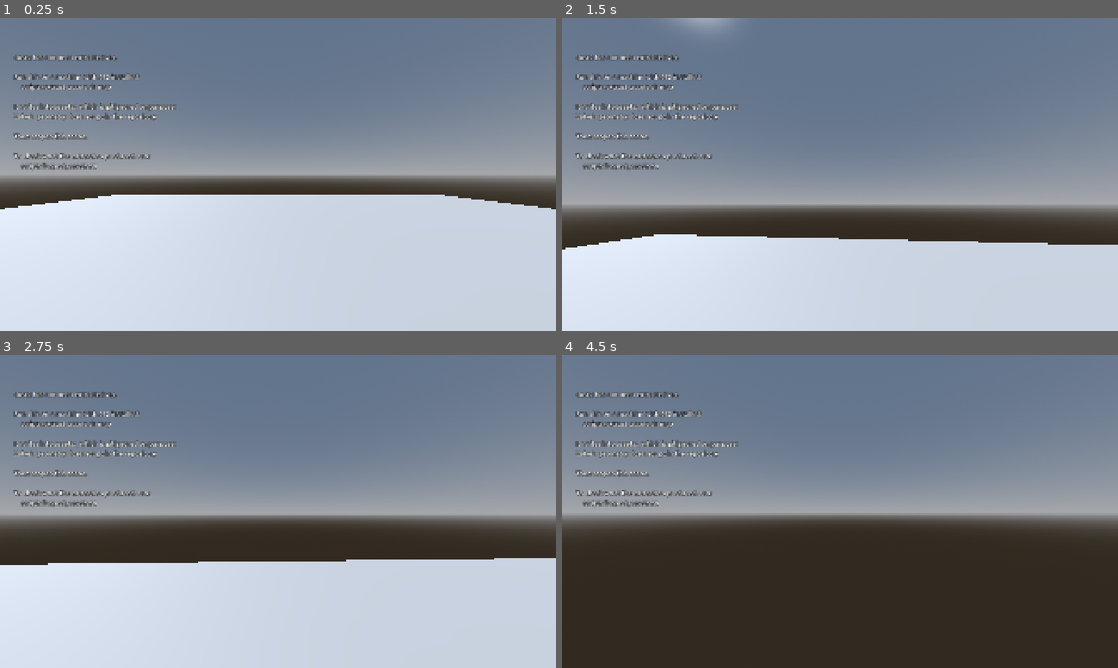
Above: before the commit, frames 1-4 (two rows, left to right).
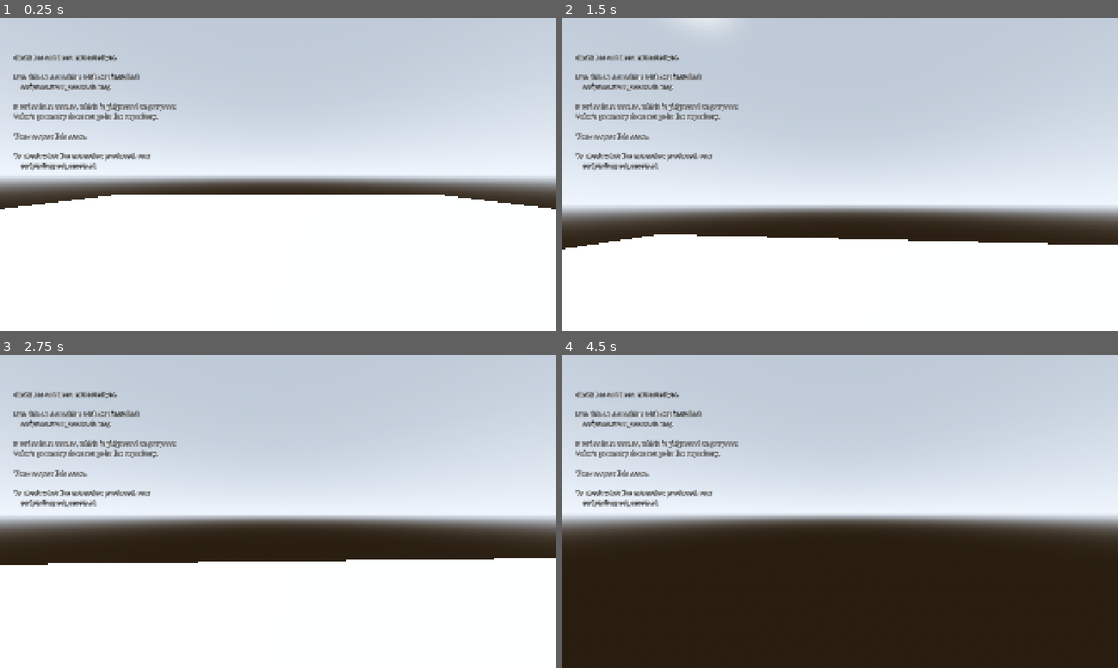
Above: after the commit, the same moments.

Repository: sidcarrollworks/CSGODOT
Game: Godot game, scene res://maps/de_dust2/de_dust2.tscn
Two runs of this game, one before a commit and one after it. Both use one fixed random seed, a clock stepped at 60 frames per second and the inputs below.
Inputs (mouse positions are in pixels of both pictures, inside the frame that each line leads up to):
- Up to frame 1 (0.25 s): no input
- Up to frame 2 (1.5 s): tap Enter at 0.5 s; move the mouse to (867, 174) at 0.52 s; press the mouse at (867, 174) at 0.53 s; hold W (move_forward) from 0.53 s (still down); tap Space (jump) at 0.77 s; move the mouse to (812, 174) at 1.27 s; release the mouse at (812, 174) at 1.28 s; right-click (812, 174) at 1.35 s
- Up to frame 3 (2.75 s): keep holding W (move_forward); tap Space (jump) at 1.52 s; move the mouse to (289, 505) at 2.02 s; hold Ctrl (duck) from 2.03 s (still down)
- Up to frame 4 (4.5 s): keep holding W (move_forward); move the mouse to (834, 517) at 2.77 s; release Ctrl (duck) at 2.78 s; tap P (export_spray) at 2.85 s; click (834, 517) at 2.92 s; tap Space (jump) at 3.02, 3.77 s; tap O (reset_range) at 3.5, 4.25 s; move the mouse to (878, 514) at 3.52 s; hold V (noclip) 3.53-4.28 s; move the mouse to (795, 508) at 4.27 s; tap 1 (slot1) at 4.35 s

The runs differ from the first frame. In frame 1, 95% of the frame differs, in the area x 0-100%, y 0-100%; in frame 2, 91%; in frame 3, 87%; in frame 4, 53%.

Commit message:
Light dust2 from the map's own numbers
Before: one sun at a guessed energy under a procedural blue sky, no haze, no
tone mapping, no occlusion. Sunlit walls came out brown and flat, shadows
blue-grey, the sky a gradient, and the far end of every street as crisp as
the near end.

After: the sky is the map's own HDR panorama, the sun has the map's colour,
brightness and size, distance haze comes in from 512 units and is full by
9000 the way the game's cubemap fog is set, exposure sits in the middle of
the map's post-processing window, and there is screen-space occlusion and a
little bloom. Sunlit sand tone-maps to about what the game shows.

How: the entity lump already carries all of it (light_environment,
env_cubemap_fog, post_processing_volume, env_sky), so MapLighting reads
those rather than choosing a look. 'extract_assets.sh sky' fetches the sky
material named by env_sky; Source 2 Viewer writes it as an equirect .exr,
which PanoramaSkyMaterial takes as is. Where Godot has no equivalent the
nearest thing is used: aerial perspective for cubemap fog (both colour the
haze by the sky in each direction), depth fog with the map's start, end,
exponent and maximum opacity, ACES with a touch of saturation for the game's
filmic tone mapper, a fixed exposure for its near-fixed auto exposure window.

Two numbers are tuned rather than read, and say so: the factor from
light_environment's brightness (a unit of its own) to Godot's light energy,
and the occlusion radius, which is in world units and so has to be inches.

Not here: bounce light. CS2 bakes it and dust2 uses a lot of it (bouncescale
1.75). The sky's light plus a warm ambient floor in the map's own bounce
colour stands in. Baking is its own feature.

Tests build the lighting from a hand-written entity lump and check the
numbers arrive, and that with no lump there is still a sun and no fog. 251
checks pass: 65 movement, 82 map, 36 dust2, 68 weapon.

Co-Authored-By: Claude Fable 5.1 <noreply@anthropic.com>

Diff:
--- a/maps/de_dust2/de_dust2.gd
+++ b/maps/de_dust2/de_dust2.gd
@@ -13,8 +13,10 @@
 const MAP_DIR := "res://assets/maps/de_dust2"
 const COLLISION_DIR := "res://assets/maps/de_dust2_physics"
 
-## The entity lump, relative to the directory the world glTF is in.
+## The entity lump and the sky panorama, relative to the directory the world
+## glTF is in.
 const ENTITIES_FILE := "entities/default_ents.vents"
+const SKY_FILE := "../../materials/skybox/sky_de_dust2.exr"
 
 ## Which side's spawn points to start at. They come from the map's entity
 ## lump; the glTF does not carry them.
@@ -30,13 +32,19 @@
 var importer: MapImporter
 var player: PlayerBody
 
+## The map's entity lump, parsed once for whoever needs it.
+var entities: Array[Dictionary] = []
+
 
 func _ready() -> void:
 	var map_file := MapImporter.find_map_file(MAP_DIR)
 	if map_file.is_empty():
-		_build_lighting({})
+		MapLighting.build(self, {}, entities, "")
 		_build_fallback()
 		return
+	entities = SourceEntities.parse(
+		ProjectSettings.globalize_path(map_file.get_base_dir().path_join(ENTITIES_FILE))
+	)
 
 	importer = MapImporter.new()
 	importer.source_path = map_file
@@ -48,7 +56,7 @@
 	if importer.stats.has("error"):
 		# Found but unreadable, which is what an interrupted extraction leaves.
 		push_error("dust2 import failed: %s" % importer.stats["error"])
-		_build_lighting({})
+		MapLighting.build(self, {}, entities, "")
 		_build_fallback(
 			"dust2 is there but would not load:\n    %s\n\n" % importer.stats["error"]
 			+ "An extraction that was interrupted leaves it like this.\n"
@@ -57,7 +65,13 @@
 		)
 		return
 
-	_build_lighting(importer.stats.get("sun", {}))
+	var lighting := MapLighting.build(
+		self, importer.stats.get("sun", {}), entities,
+		map_file.get_base_dir().path_join(SKY_FILE).simplify_path()
+	)
+	print("--- lighting: sun energy %.2f, exposure %.2f, sky from %s, fog %s" % [
+		lighting["sun_energy"], lighting["exposure"], lighting["sky"], "on" if lighting["fog"] else "off",
+	])
 	_place_player(map_file)
 
 
@@ -65,12 +79,7 @@
 	player = (load("res://src/player/player.tscn") as PackedScene).instantiate()
 	add_child(player)
 
-	var entities_path := ProjectSettings.globalize_path(
-		map_file.get_base_dir().path_join(ENTITIES_FILE)
-	)
-	var spawns: Array = SourceEntities.player_spawns(
-		SourceEntities.parse(entities_path)
-	)[spawn_team]
+	var spawns: Array = SourceEntities.player_spawns(entities)[spawn_team]
 	if not spawns.is_empty():
 		# Any of the spawns the game would fill first. They sit a little above
 		# the floor, as they do in the game, and the player drops onto it.
@@ -83,7 +92,7 @@
 
 	push_warning(
 		"No spawn points: %s is not there. Run scripts/extract_assets.sh entities."
-		% entities_path
+		% map_file.get_base_dir().path_join(ENTITIES_FILE)
 	)
 	var drop_position := spawn_position
 	if use_bounds_centre_as_spawn and importer.stats.has("bounds"):
@@ -155,29 +164,3 @@
 	label.add_theme_constant_override("outline_size", 6)
 	layer.add_child(label)
 	add_child(layer)
-
-
-## The sun goes where the map says it is, when the map says: the export
-## carries dust2's own, as a direction and a colour.
-func _build_lighting(sun: Dictionary) -> void:
-	var light := DirectionalLight3D.new()
-	light.rotation_degrees = Vector3(-50.0, -120.0, 0.0)
-	if not sun.is_empty():
-		light.basis = sun["basis"]
-		light.light_color = sun["color"]
-	light.light_energy = 1.2
-	light.shadow_enabled = true
-	# The default is 100, which is metres to Godot and eight feet to us.
-	light.directional_shadow_max_distance = 4096.0
-	add_child(light)
-
-	var environment := Environment.new()
-	environment.background_mode = Environment.BG_SKY
-	environment.sky = Sky.new()
-	environment.sky.sky_material = ProceduralSkyMaterial.new()
-	environment.ambient_light_source = Environment.AMBIENT_SOURCE_SKY
-	environment.ambient_light_energy = 0.5
-
-	var world_environment := WorldEnvironment.new()
-	world_environment.environment = environment
-	add_child(world_environment)
--- a/scripts/write_import_settings.gd
+++ b/scripts/write_import_settings.gd
@@ -13,6 +13,9 @@
 ## is only ever instanced by the running game. dust2 is about 650 textures and
 ## 800 megapixels, which is 4 GB of video memory uncompressed and 1 GB
 ## compressed, and without mipmaps every distant wall shimmers.
+##
+## The sky panorama comes as an .exr and gets the same treatment; VRAM
+## compression of an HDR image is BC6H, which is what a sky wants.
 ##
 ## Godot keeps a texture's settings in a .import file next to it, and reimports
 ## when that file changes, so this writes those. Only [params] is touched; an
@@ -57,7 +60,7 @@
 func _walk(dir_path: String, textures: PackedStringArray, gltfs: PackedStringArray) -> void:
 	for file in DirAccess.get_files_at(dir_path):
 		var extension := file.get_extension().to_lower()
-		if extension == "png" or extension == "jpg" or extension == "jpeg":
+		if extension in ["png", "jpg", "jpeg", "exr", "hdr"]:
 			textures.append(dir_path.path_join(file))
 		elif extension == "gltf":
 			gltfs.append(dir_path.path_join(file))
--- /dev/null
+++ b/src/map/map_lighting.gd
@@ -0,0 +1,149 @@
+class_name MapLighting
+extends RefCounted
+
+## Lights a map the way the map says it should be lit.
+##
+## Everything here is the cheap kind of lighting: one sun, the map's own sky
+## panorama, fog, tone mapping and screen-space occlusion. Nothing is baked
+## and no global illumination runs. The numbers come from the map's entity
+## lump (light_environment, env_cubemap_fog, post_processing_volume), so this
+## is a translation of what CS2 does with them rather than a look picked by
+## eye; where Godot has no equivalent, the nearest thing is used and said so.
+##
+## What is not here, and would be the expensive step: bounce light. CS2 bakes
+## it (bouncescale 1.75 on dust2, which is a lot), and without it Godot's
+## shadows are only as warm as the ambient term below makes them.
+
+## Source's light_environment brightness is in a unit of its own. This is the
+## factor that puts dust2's 2.5 where a sunlit wall tone-maps to about what
+## the game shows, found by comparing renders against the game.
+const SUN_ENERGY_PER_BRIGHTNESS := 0.7
+
+## Screen-space occlusion reaches this far, in inches. Godot's default is one
+## metre, which at this scale is one unit: nothing.
+const OCCLUSION_RADIUS := 24.0
+
+
+## Adds a sun and a WorldEnvironment under parent. sun is what MapImporter
+## reports ({"basis", "color"}), or empty; entities is the parsed entity lump,
+## or empty; sky_path is the res:// path of the sky panorama, or "". Returns
+## what was used, for the report.
+static func build(parent: Node, sun: Dictionary, entities: Array[Dictionary], sky_path: String) -> Dictionary:
+	var sun_entity := _first(entities, "light_environment")
+	var fog_entity := _first(entities, "env_cubemap_fog")
+	var post_entity := _first(entities, "post_processing_volume")
+
+	var light := DirectionalLight3D.new()
+	light.name = "Sun"
+	light.rotation_degrees = Vector3(-50.0, -120.0, 0.0)
+	if not sun.is_empty():
+		light.basis = sun["basis"]
+		light.light_color = sun["color"]
+	light.light_energy = 1.2
+	if not sun_entity.is_empty():
+		light.light_color = _colour(sun_entity.get("color", ""), light.light_color)
+		light.light_energy = float(sun_entity.get("brightness", "1.0")) * SUN_ENERGY_PER_BRIGHTNESS
+		# The sun's size in the sky, which is how soft its shadows' edges are.
+		light.light_angular_distance = float(sun_entity.get("angulardiameter", "0.5"))
+	light.shadow_enabled = true
+	light.directional_shadow_mode = DirectionalLight3D.SHADOW_PARALLEL_4_SPLITS
+	light.directional_shadow_blend_splits = true
+	# The default is 100, which is metres to Godot and eight feet to us.
+	light.directional_shadow_max_distance = 4096.0
+	parent.add_child(light)
+
+	var environment := Environment.new()
+	var sky := Sky.new()
+	var sky_colour := _colour(sun_entity.get("skycolor", ""), Color(0.83, 0.89, 0.97))
+	var panorama := load(sky_path) as Texture2D if not sky_path.is_empty() and ResourceLoader.exists(sky_path) else null
+	if panorama != null:
+		var material := PanoramaSkyMaterial.new()
+		material.panorama = panorama
+		material.energy_multiplier = float(sun_entity.get("skyintensity", "1.0"))
+		sky.sky_material = material
+	else:
+		var material := ProceduralSkyMaterial.new()
+		material.sky_top_color = sky_colour.darkened(0.3)
+		material.sky_horizon_color = sky_colour
+		material.ground_horizon_color = sky_colour
+		sky.sky_material = material
+	environment.background_mode = Environment.BG_SKY
+	environment.sky = sky
+
+	# Ambient: the sky's own light, plus a warm floor for the bounce that is
+	# not being computed. CS2 gives that bounce a colour of its own
+	# (skyambientbounce), which is what the floor is tinted with.
+	environment.ambient_light_source = Environment.AMBIENT_SOURCE_SKY
+	environment.ambient_light_sky_contribution = 0.7
+	environment.ambient_light_color = _colour(sun_entity.get("skyambientbounce", ""), Color(0.6, 0.6, 0.6))
+	environment.ambient_light_energy = 1.0
+	environment.reflected_light_source = Environment.REFLECTION_SOURCE_SKY
+
+	# CS2's tone mapper is filmic with a fixed exposure window; the middle of
+	# that window is the exposure here.
+	environment.tonemap_mode = Environment.TONE_MAPPER_ACES
+	environment.tonemap_exposure = 1.0
+	if not post_entity.is_empty():
+		environment.tonemap_exposure = (
+			float(post_entity.get("minexposure", "1.0")) + float(post_entity.get("maxexposure", "1.0"))
+		) * 0.5
+	environment.tonemap_white = 1.0
+
+	# Distance haze. CS2 fogs with the sky's own colour in each direction,
+	# which is what aerial perspective does here.
+	if not fog_entity.is_empty():
+		environment.fog_enabled = true
+		environment.fog_mode = Environment.FOG_MODE_DEPTH
+		environment.fog_depth_begin = float(fog_entity.get("cubemapfogstartdistance", "512"))
+		environment.fog_depth_end = float(fog_entity.get("cubemapfogenddistance", "9000"))
+		environment.fog_depth_curve = float(fog_entity.get("cubemapfogfalloffexponent", "1.0"))
+		environment.fog_density = float(fog_entity.get("cubemapfogmaxopacity", "0.5"))
+		environment.fog_light_color = sky_colour
+		environment.fog_aerial_perspective = 1.0
+		environment.fog_sky_affect = 0.0
+
+	# Contact shadows in corners and under props, the cheap way.
+	environment.ssao_enabled = true
+	environment.ssao_radius = OCCLUSION_RADIUS
+	environment.ssao_intensity = 2.0
+	environment.ssao_detail = 0.5
+
+	# A little bloom off the brightest surfaces, which is what the game has.
+	environment.glow_enabled = true
+	environment.glow_intensity = 0.4
+	environment.glow_bloom = 0.05
+	environment.glow_hdr_threshold = 1.0
+
+	# ACES pulls bright warm surfaces towards white; the game's tone mapper
+	# keeps more of the sand in them.
+	environment.adjustment_enabled = true
+	environment.adjustment_saturation = 1.15
+
+	var world_environment := WorldEnvironment.new()
+	world_environment.name = "Atmosphere"
+	world_environment.environment = environment
+	parent.add_child(world_environment)
+
+	return {
+		"sun_energy": light.light_energy,
+		"sky": "the map's panorama" if panorama != null else "a procedural stand-in",
+		"fog": environment.fog_enabled,
+		"exposure": environment.tonemap_exposure,
+	}
+
+
+static func _first(entities: Array[Dictionary], classname: String) -> Dictionary:
+	for entity in entities:
+		if entity.get("classname", "") == classname:
+			return entity
+	return {}
+
+
+## Reads "[ 255, 222, 189 ]".
+static func _colour(value: Variant, fallback: Color) -> Color:
+	if not value is String or (value as String).is_empty():
+		return fallback
+	var parts := (value as String).trim_prefix("[").trim_suffix("]").replace(" ", "").split_floats(",")
+	if parts.size() < 3:
+		return fallback
+	return Color(parts[0] / 255.0, parts[1] / 255.0, parts[2] / 255.0)
--- a/tests/run_map_tests.gd
+++ b/tests/run_map_tests.gd
@@ -72,6 +72,7 @@
 		_test_export_offset_fix()
 		_test_paint_channel()
 		_test_blend_materials()
+		_test_lighting()
 		_spawn_player()
 		_spawned_at_tick = Engine.get_physics_frames()
 		return false
@@ -614,6 +615,70 @@
 	instance.free()
 
 
+## The lighting is a translation of the map's own numbers, so the test is
+## that they arrive: from a hand-written entity lump, and, without one, from
+## the fallbacks.
+func _test_lighting() -> void:
+	var entities: Array[Dictionary] = [
+		{"classname": "info_player_terrorist", "origin": "[ 0, 0, 0 ]"},
+		{
+			"classname": "light_environment", "color": "[ 255, 0, 0 ]", "brightness": "2.0",
+			"angulardiameter": "0.25", "skycolor": "[ 0, 255, 0 ]", "skyambientbounce": "[ 0, 0, 255 ]",
+		},
+		{
+			"classname": "env_cubemap_fog", "cubemapfogstartdistance": "100.0",
+			"cubemapfogenddistance": "5000.0", "cubemapfogmaxopacity": "0.4", "cubemapfogfalloffexponent": "1.5",
+		},
+		{"classname": "post_processing_volume", "minexposure": "0.5", "maxexposure": "1.5"},
+	]
+	var holder := Node3D.new()
+	root.add_child(holder)
+	var used := MapLighting.build(holder, {"basis": Basis.IDENTITY, "color": Color.WHITE}, entities, "")
+
+	var sun := holder.get_node_or_null("Sun") as DirectionalLight3D
+	var atmosphere := holder.get_node_or_null("Atmosphere") as WorldEnvironment
+	_check(sun != null and atmosphere != null and atmosphere.environment != null, "a sun and an environment are built")
+	if sun != null and atmosphere != null:
+		var environment := atmosphere.environment
+		_check(
+			sun.light_color.is_equal_approx(Color(1, 0, 0))
+				and is_equal_approx(sun.light_energy, 2.0 * MapLighting.SUN_ENERGY_PER_BRIGHTNESS)
+				and is_equal_approx(sun.light_angular_distance, 0.25) and sun.shadow_enabled,
+			"the sun's colour, brightness and size come from light_environment"
+		)
+		_check(
+			environment.fog_enabled and is_equal_approx(environment.fog_depth_begin, 100.0)
+				and is_equal_approx(environment.fog_depth_end, 5000.0)
+				and is_equal_approx(environment.fog_density, 0.4)
+				and is_equal_approx(environment.fog_depth_curve, 1.5),
+			"the fog's reach and opacity come from env_cubemap_fog"
+		)
+		_check(is_equal_approx(environment.tonemap_exposure, 1.0), "the exposure is the middle of the post-processing window")
+		_check(
+			environment.ambient_light_color.is_equal_approx(Color(0, 0, 1))
+				and environment.ambient_light_source == Environment.AMBIENT_SOURCE_SKY,
+			"the ambient floor is the map's bounce colour, under the sky's light"
+		)
+		_check(
+			environment.sky != null and environment.sky.sky_material is ProceduralSkyMaterial
+				and used["sky"].contains("stand-in"),
+			"with no panorama on disk the sky is procedural, and the report says so"
+		)
+		_check(environment.ssao_enabled and environment.glow_enabled, "occlusion and glow are on")
+	holder.free()
+
+	var bare := Node3D.new()
+	root.add_child(bare)
+	var fallback := MapLighting.build(bare, {}, [], "")
+	var bare_sun := bare.get_node_or_null("Sun") as DirectionalLight3D
+	var bare_env := (bare.get_node_or_null("Atmosphere") as WorldEnvironment).environment
+	_check(
+		bare_sun != null and bare_sun.light_energy > 0.0 and not bare_env.fog_enabled and not fallback["fog"],
+		"with no entities at all there is still a sun, and no fog to hide a grey room in"
+	)
+	bare.free()
+
+
 func _write_text(path: String, text: String) -> void:
 	var file := FileAccess.open(path, FileAccess.WRITE)
 	file.store_string(text)
Not shown, added: src/map/map_lighting.gd.uid
Not shown, changed: README.md
Not shown, changed: reference/asset-pipeline.md
Not shown, changed: scripts/extract_assets.sh
